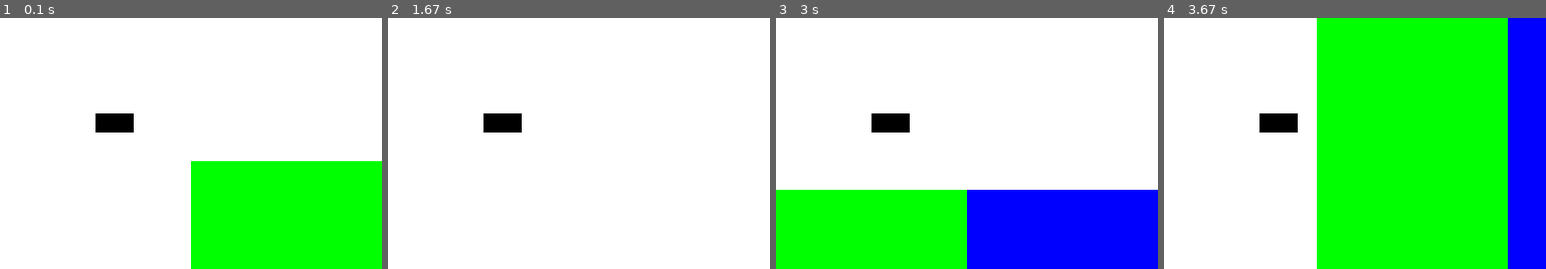
Above: before the commit, frames 1-4 (left to right).
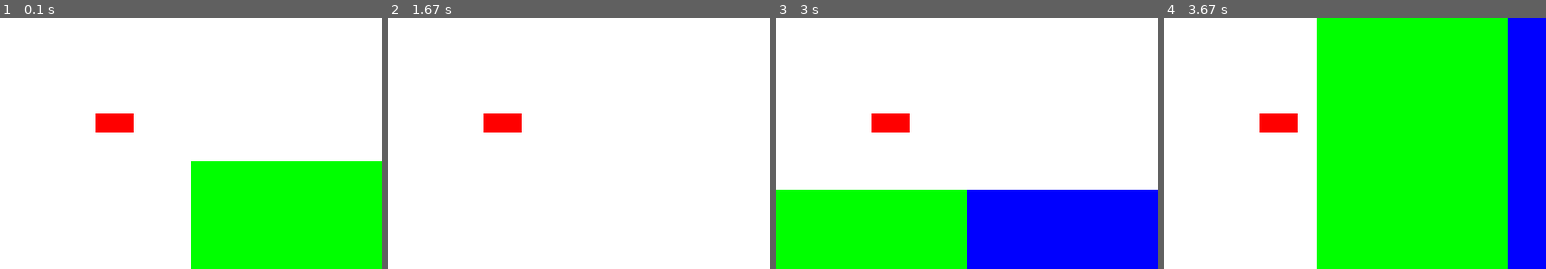
Above: after the commit, the same moments.

Repository: WCI-Computer-Science/pygame
Game: pygame game, started from main.py
The game is run twice, just before and just after one commit, with the same random seed, the same clock (stepped at 60 frames per second) and the same inputs.
Inputs:
- Up to frame 1 (0.1 s): no input
- Up to frame 2 (1.67 s): hold D 0.33-0.8 s; hold W 0.83-1.13 s
- Up to frame 3 (3 s): hold A 1.67-2.2 s; hold S 2.23-2.53 s; hold A 2.57-2.97 s
- Up to frame 4 (3.67 s): hold W 3-3.37 s; hold D from 3.4 s (still down)
The pictures show only the part of the screen within x 0-50%, y 0-50%; the shares and areas given below are measured in that part.

The runs differ from the first frame. In frame 1, 0.8% of the frame differs, in the area x 25-35%, y 38-46%; in frame 2, 0.8%; in frame 3, 0.8%; in frame 4, 0.8%.

Commit message:
Use custom draw functions instead of built-in draw functions

Diff:
--- a/main.py
+++ b/main.py
@@ -89,5 +89,6 @@
     print(rects.checkcollision(walls))
     screen.fill((255, 255, 255))
     rects.draw(screen)
-    walls.draw(screen)
+    for sprite in walls:
+        sprite.draw(screen)
     pygame.display.update()
